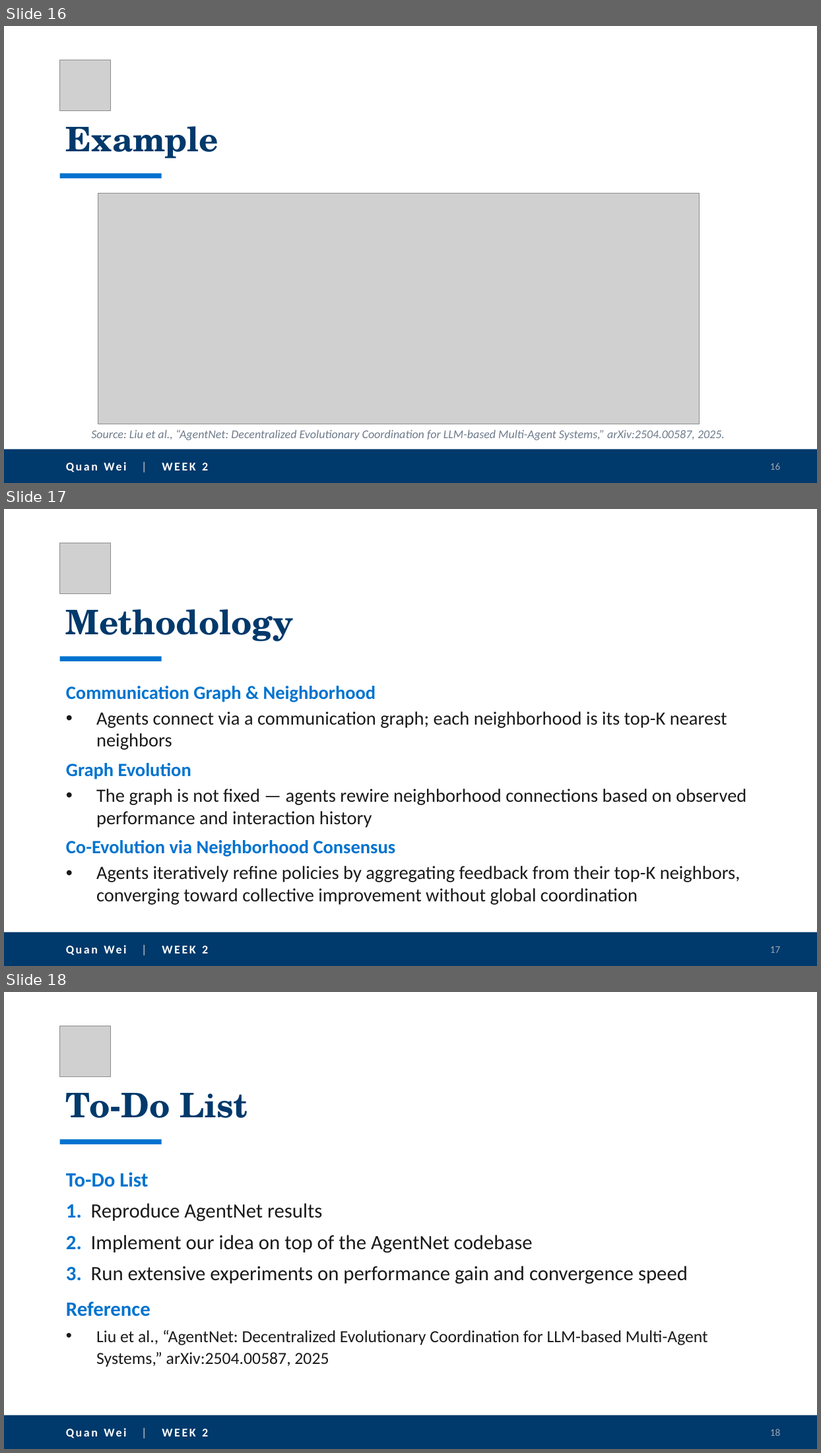
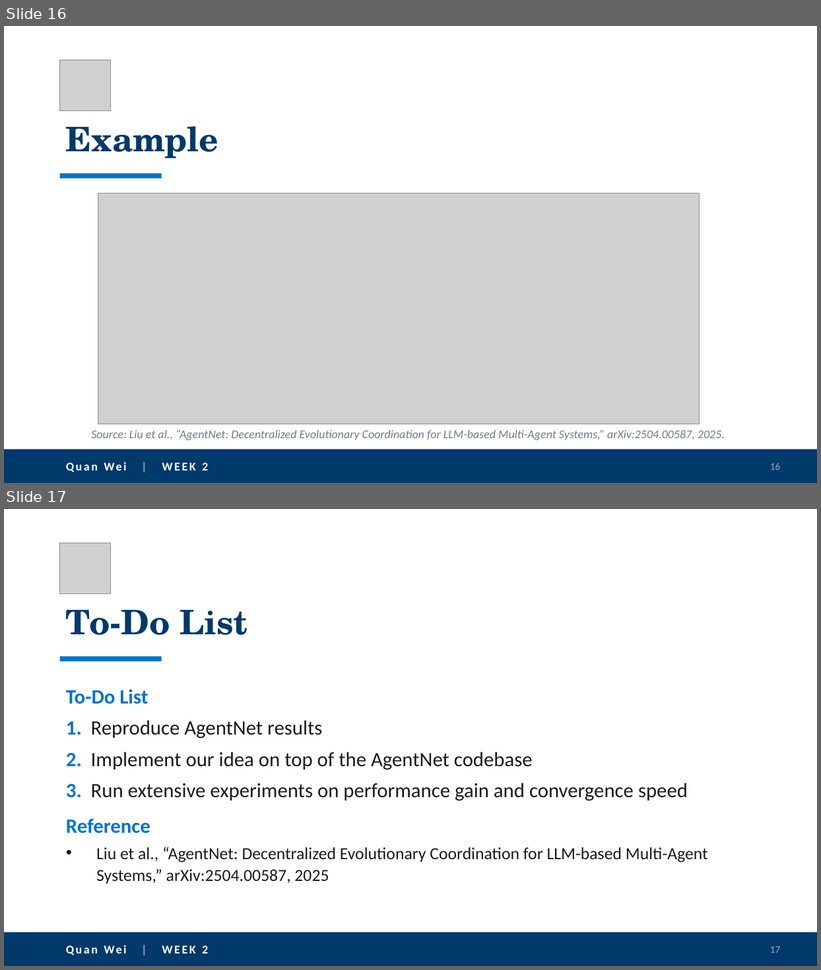
Before and after one commit to quanwei0/summer_intern, a slide deck: project_update.pptx. Shown one above the other, each under a label of ours: slides 16, 17 and 18 before the commit, slides 16 and 17 after it. The pictures are 821x1453 and 821x970 pixels, drawn with LibreOffice and Linux fonts; fonts in the diff are those of the drawing; grey boxes stand for pictures. Boxes give left, top, right and bottom in pixels: in the first picture for what was removed or moved away, otherwise in the second. Text is boxed around its words. In the diff, an @@ line names an element or a change of style, - is before the commit and + after.

```diff
--- a/project_update.pptx
+++ b/project_update.pptx
@@ slide 17 removed at <box>4,509,817,966</box>, background #FFFFFF @@
@@ picture removed at <box>60,543,111,593</box> @@
@@ title removed at <box>66,609,294,642</box> @@
-Methodology
@@ rectangle removed at <box>60,657,162,661</box> @@
@@ text removed at <box>66,686,746,905</box> @@
-Communication Graph & Neighborhood
-• Agents connect via a communication graph; each neighborhood is its top-K nearest neighbors
-Graph Evolution
-• The graph is not fixed — agents rewire neighborhood connections based on observed performance and interaction history
-Co-Evolution via Neighborhood Consensus
-• Agents iteratively refine policies by aggregating feedback from their top-K neighbors, converging toward collective improvement without global coordination
@@ rectangle removed at <box>4,932,817,966</box> @@
@@ text removed at <box>104,945,208,954</box> @@
-Quan Wei | WEEK 2
@@ page number removed at <box>770,947,781,953</box> @@
-17
@@ what was slide 18 is now slide 17 @@
@@ page number at <box>770,947,781,953</box>: text changed @@
-18
+17
```
Also in this commit, not shown: 1 slide added, 1 other slide removed.
